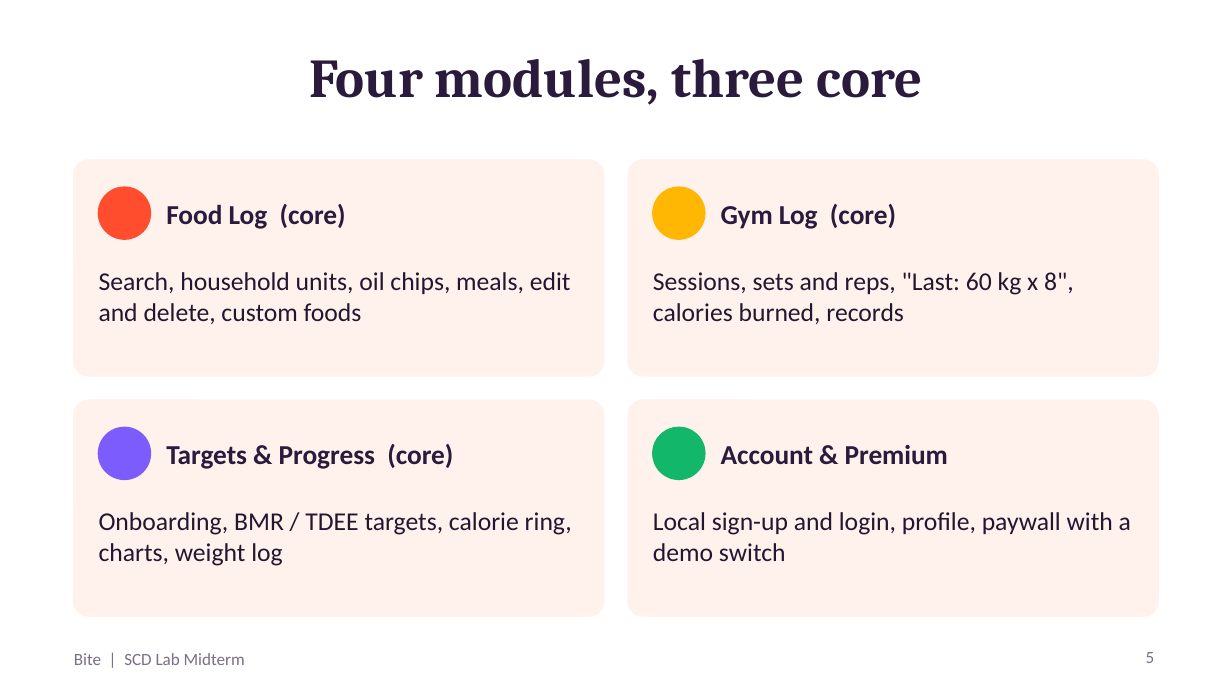
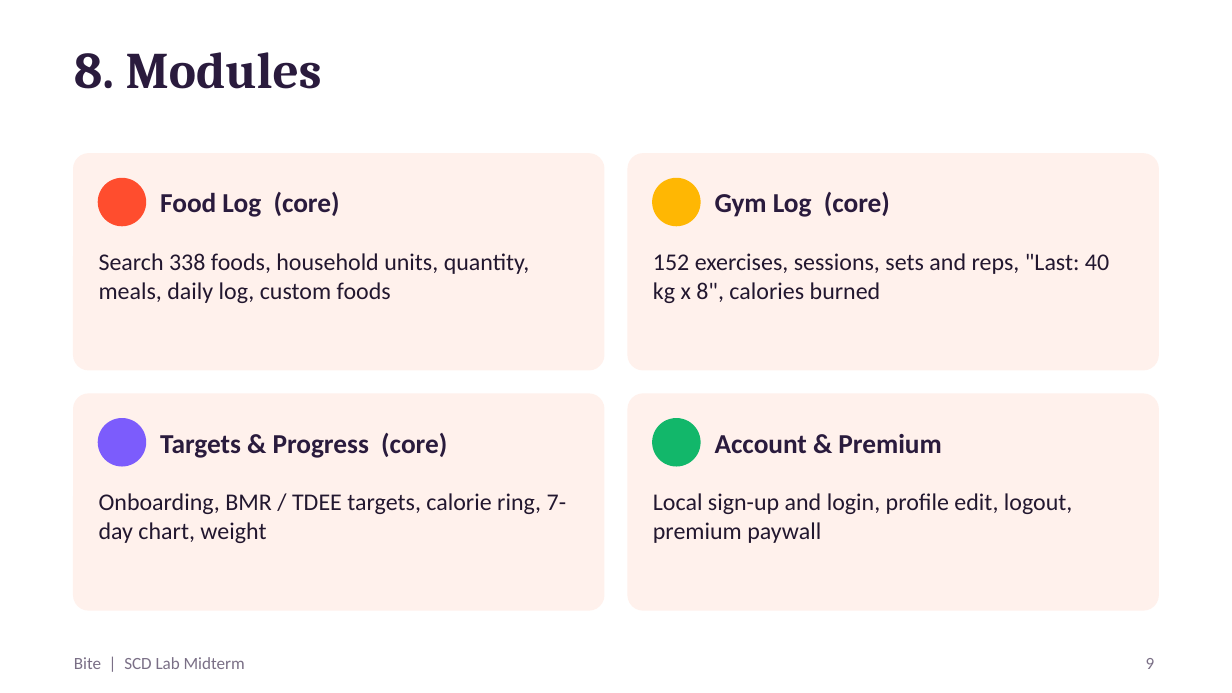
Before and after one commit to alinaraza2017/bite, a slide deck: slide 9 of submission/Bite_Presentation.pptx (slide 5 before the commit). Drawn at 1232x693 pixels with LibreOffice and Linux fonts; fonts in the diff are those of the drawing. Boxes give left, top, right and bottom in pixels: in the first picture for what was removed or moved away, otherwise in the second. Text is boxed around its words. In the diff, an @@ line names an element or a change of style, - is before the commit and + after.

```diff
--- a/submission/Bite_Presentation.pptx
+++ b/submission/Bite_Presentation.pptx
@@ title at [74,52,322,89]: text changed; size 32 to 30 pt @@
-Four modules, three core
+8. Modules
@@ ellipse: place and size @@
-ellipse at [99,187,150,239]
+ellipse at [99,179,145,225]
@@ text "Food Log (core)": place and size @@
-text "Food Log (core)" at [166,204,346,229]
+text "Food Log (core)" at [160,192,340,217]
@@ ellipse: place and size @@
-ellipse at [653,187,705,239]
+ellipse at [653,179,700,225]
@@ text "Gym Log (core)": place and size @@
-text "Gym Log (core)" at [721,204,896,229]
+text "Gym Log (core)" at [715,192,890,217]
@@ text at [99,253,530,303]: text changed; size 15 to 14 pt @@
-Search, household units, oil chips, meals, edit and delete, custom foods
+Search 338 foods, household units, quantity, meals, daily log, custom foods
@@ text at [653,253,1109,303]: text changed; size 15 to 14 pt @@
-Sessions, sets and reps, "Last: 60 kg x 8", calories burned, records
+152 exercises, sessions, sets and reps, "Last: 40 kg x 8", calories burned
@@ ellipse: place and size @@
-ellipse at [99,428,150,479]
+ellipse at [99,419,145,466]
@@ text "Targets & Progress (core)": place and size @@
-text "Targets & Progress (core)" at [166,444,453,469]
+text "Targets & Progress (core)" at [160,433,447,458]
@@ 4 rounded rectangles: place and size @@
-4 rounded rectangles at [74,160,1158,616]
+4 rounded rectangles at [74,154,1158,610]
@@ ellipse: place and size @@
-ellipse at [653,428,705,479]
+ellipse at [653,419,700,466]
@@ text "Account & Premium": place and size @@
-text "Account & Premium" at [721,445,948,464]
+text "Account & Premium" at [715,434,941,453]
@@ text at [99,493,567,543]: text changed; size 15 to 14 pt @@
-Onboarding, BMR / TDEE targets, calorie ring, charts, weight log
+Onboarding, BMR / TDEE targets, calorie ring, 7-day chart, weight
@@ text at [653,493,1073,543]: text changed; size 15 to 14 pt @@
-Local sign-up and login, profile, paywall with a demo switch
+Local sign-up and login, profile edit, logout, premium paywall
@@ text "Bite | SCD Lab Midterm": place and size @@
-text "Bite | SCD Lab Midterm" at [74,653,245,665]
+text "Bite | SCD Lab Midterm" at [74,657,245,669]
@@ page number removed at [1146,652,1155,663] @@
-5
@@ page number added at [1146,658,1155,669], 10 pt, text #7A6F86 @@
+9
```
Also in this commit, not shown: 2 other slides changed, 18 slides added, 10 slides removed, 29 other files.
